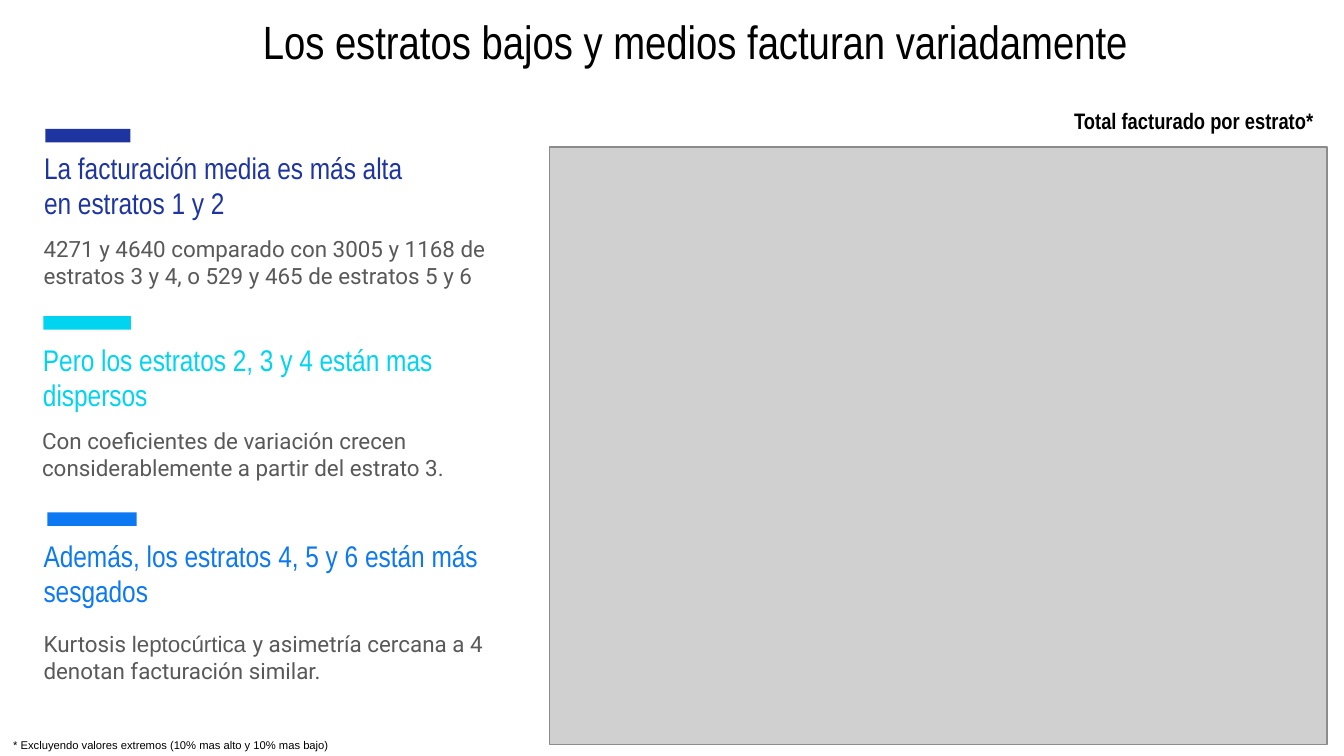
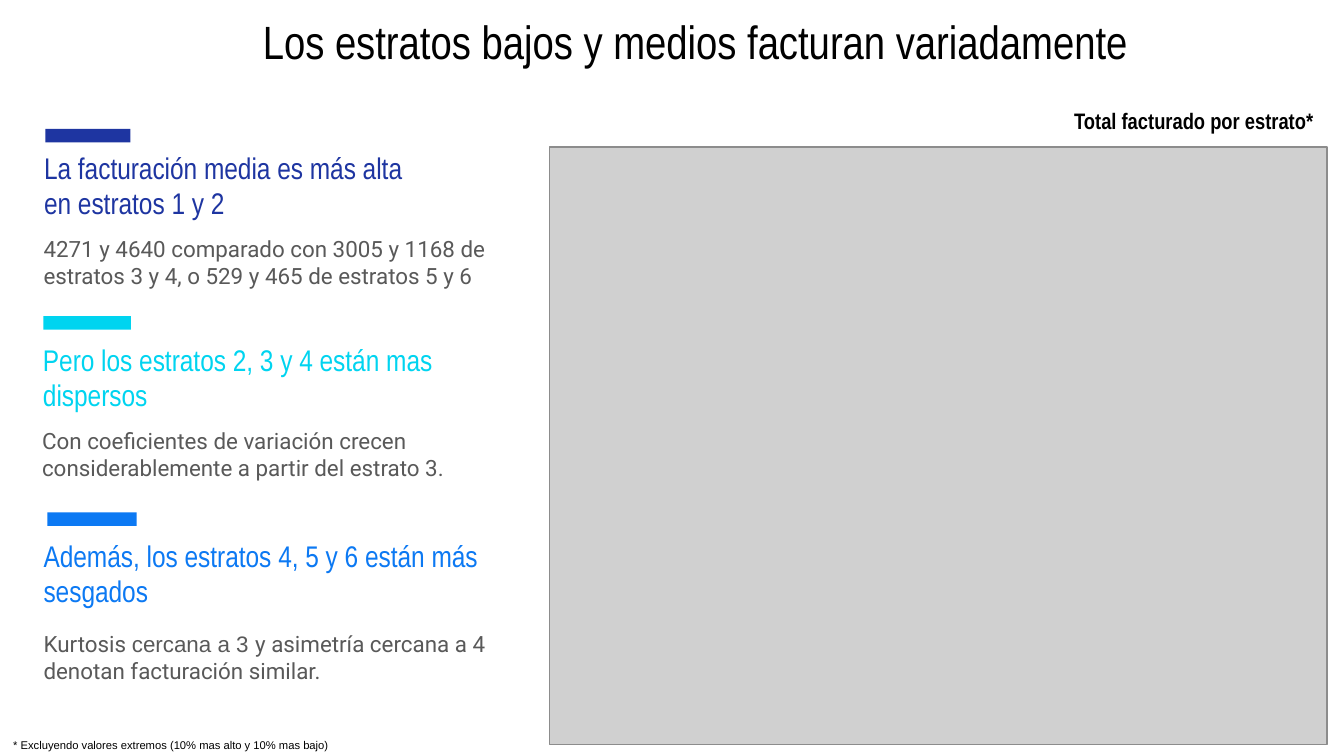
Before and after one commit to jtabordaj/research_eslatina, a slide deck: slide 7 of reporte_estadistico/presentacion/presentation.pptx. Drawn at 1344x756 pixels with LibreOffice and Linux fonts; fonts in the diff are those of the drawing; grey boxes stand for pictures. Boxes give left, top, right and bottom in pixels: in the first picture for what was removed or moved away, otherwise in the second. Text is boxed around its words. In the diff, an @@ line names an element or a change of style, - is before the commit and + after.

```diff
--- a/reporte_estadistico/presentacion/presentation.pptx
+++ b/reporte_estadistico/presentacion/presentation.pptx
@@ text at box(44, 635, 486, 679): text changed @@
-Kurtosis leptocúrtica y asimetría cercana a 4 denotan facturación similar.
+Kurtosis cercana a 3 y asimetría cercana a 4 denotan facturación similar.
```
Also in this commit, not shown: 1 other slide changed.
